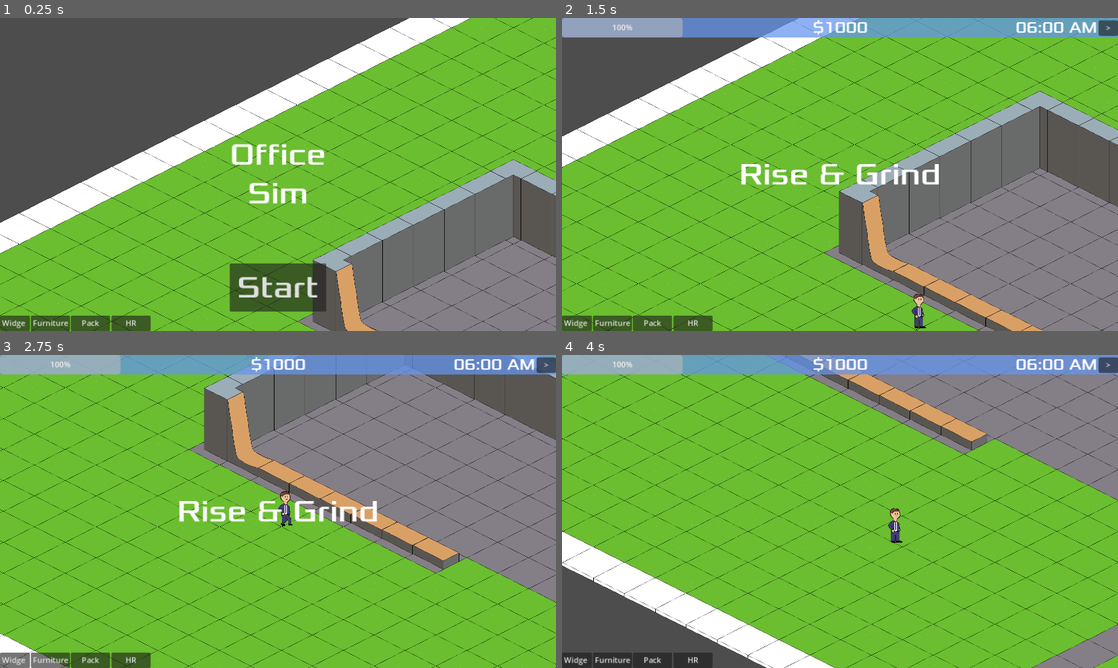
Above: before the commit, frames 1-4 (two rows, left to right).
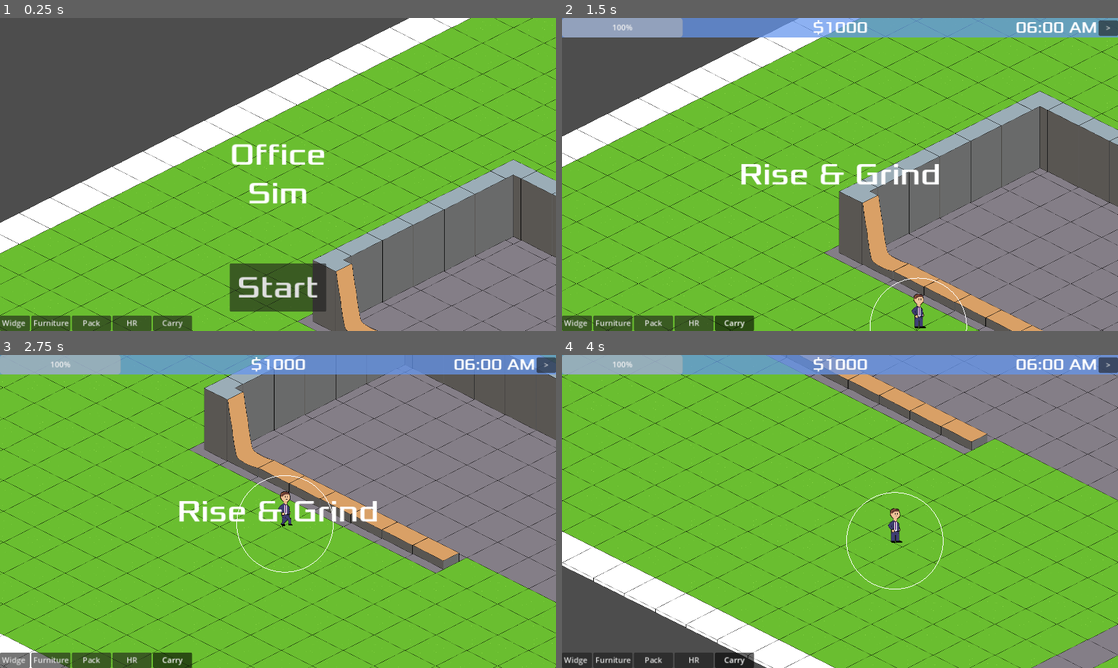
Above: after the commit, the same moments.

Repository: Final-Parsec/office-sim
Game: Godot game, scene res://main.tscn
Same seed, same stepped clock (60 frames per second), same inputs: the game is played once before the commit and once after it.
Inputs (mouse positions are in pixels of both pictures, inside the frame that each line leads up to):
- Up to frame 1 (0.25 s): no input
- Up to frame 2 (1.5 s): click (734, 324) at 0.5 s, where only the run after the commit has a clickable "Carry"; click "Start" at 1.25 s
- Up to frame 3 (2.75 s): move the mouse to (400, 495) at 2.02 s; hold Right (move_right) from 2.03 s (still down); click (400, 495) at 2.1 s
- Up to frame 4 (4 s): move the mouse to (728, 527) at 2.77 s; release Right (move_right) at 2.78 s; hold S (move_down) 2.78-3.53 s; click (728, 527) at 2.85 s; move the mouse to (895, 442) at 3.52 s; hold Right (move_right) from 3.53 s (still down); click (895, 442) at 3.6 s

The runs differ from the first frame. In frame 1, 0.5% of the frame differs, in the area x 5-35%, y 95-100%; in frame 2, 0.6%; in frame 3, 0.6%, in the area x 5-60%, y 38-100%; in frame 4, 0.6%.

Commit message:
add carry action to toolbar and show range marker

Diff:
--- a/game/enums.gd
+++ b/game/enums.gd
@@ -5,5 +5,6 @@
 	WIDGET = 1,
 	FURNITURE = 2,
 	PACK = 3,
-	HR = 4
+	HR = 4,
+	CARRY = 5
 }
--- a/game/hud.gd
+++ b/game/hud.gd
@@ -133,3 +133,7 @@
 
 func _on_rest_button_pressed() -> void:
 	player_rest_requested.emit()
+
+
+func _on_carry_button_pressed() -> void:
+	set_selected_action(Enums.Actions.CARRY)
--- a/game/hud.tscn
+++ b/game/hud.tscn
@@ -111,9 +111,9 @@
 anchors_preset = 2
 anchor_top = 1.0
 anchor_bottom = 1.0
-offset_left = 64.0
+offset_left = 65.0
 offset_top = -31.0
-offset_right = 145.0
+offset_right = 146.0
 grow_vertical = 0
 toggle_mode = true
 text = "Furniture"
@@ -122,9 +122,9 @@
 anchors_preset = 2
 anchor_top = 1.0
 anchor_bottom = 1.0
-offset_left = 147.0
+offset_left = 149.0
 offset_top = -31.0
-offset_right = 228.0
+offset_right = 230.0
 grow_vertical = 0
 toggle_mode = true
 text = "Pack"
@@ -133,12 +133,24 @@
 anchors_preset = 2
 anchor_top = 1.0
 anchor_bottom = 1.0
-offset_left = 231.0
+offset_left = 233.0
 offset_top = -31.0
-offset_right = 312.0
+offset_right = 314.0
 grow_vertical = 0
 toggle_mode = true
 text = "HR"
+
+[node name="CarryButton" type="Button" parent="."]
+anchors_preset = 2
+anchor_top = 1.0
+anchor_bottom = 1.0
+offset_left = 317.0
+offset_top = -31.0
+offset_right = 398.0
+grow_vertical = 0
+toggle_mode = true
+text = "Carry
+"
 
 [node name="HRPanel" type="Panel" parent="."]
 visible = false
@@ -237,6 +249,7 @@
 offset_bottom = 40.0
 
 [node name="CommutePanel" type="Panel" parent="."]
+visible = false
 offset_top = 52.0
 offset_right = 1160.0
 offset_bottom = 648.0
@@ -280,6 +293,7 @@
 [connection signal="pressed" from="FurnitureButton" to="." method="on_furniture_button_pressed"]
 [connection signal="pressed" from="PackButton" to="." method="_on_pack_button_pressed"]
 [connection signal="pressed" from="HRButton" to="." method="_on_hr_button_pressed"]
+[connection signal="pressed" from="CarryButton" to="." method="_on_carry_button_pressed"]
 [connection signal="visibility_changed" from="HRPanel" to="." method="_on_hr_panel_visibility_changed"]
 [connection signal="pressed" from="HRPanel/TabContainer/Recruiting/Recruit" to="." method="_on_recruit_pressed"]
 [connection signal="pressed" from="HRPanel/TabContainer/Employees/Employee/VBoxContainer/RunPayrollButton" to="." method="_on_run_payroll_button_pressed"]
--- a/game/range_marker.gd
+++ b/game/range_marker.gd
@@ -2,7 +2,8 @@
 
 func _draw() -> void:
 	var show_marker = (GameState.selected_action == Enums.Actions.WIDGET ||
-	GameState.selected_action == Enums.Actions.FURNITURE)
+	GameState.selected_action == Enums.Actions.FURNITURE ||
+	GameState.selected_action == Enums.Actions.CARRY)
 	if show_marker:
 		var white : Color = Color.WHITE
 		draw_circle(Vector2(0, 0), 100, white, false)
